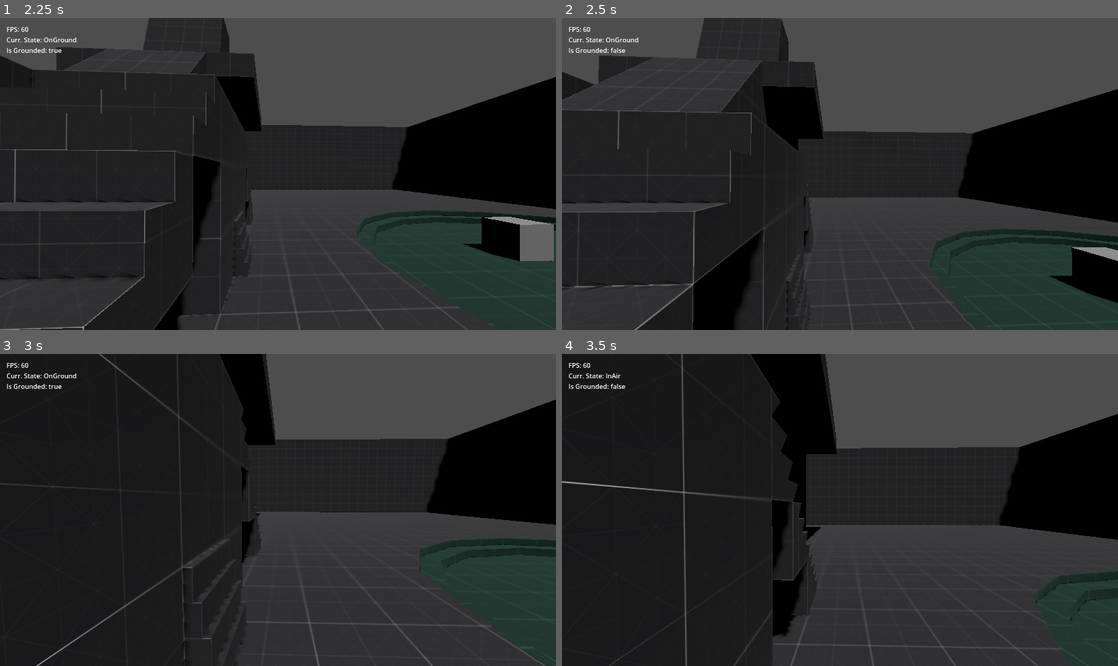
Above: before the commit, frames 1-4 (two rows, left to right).
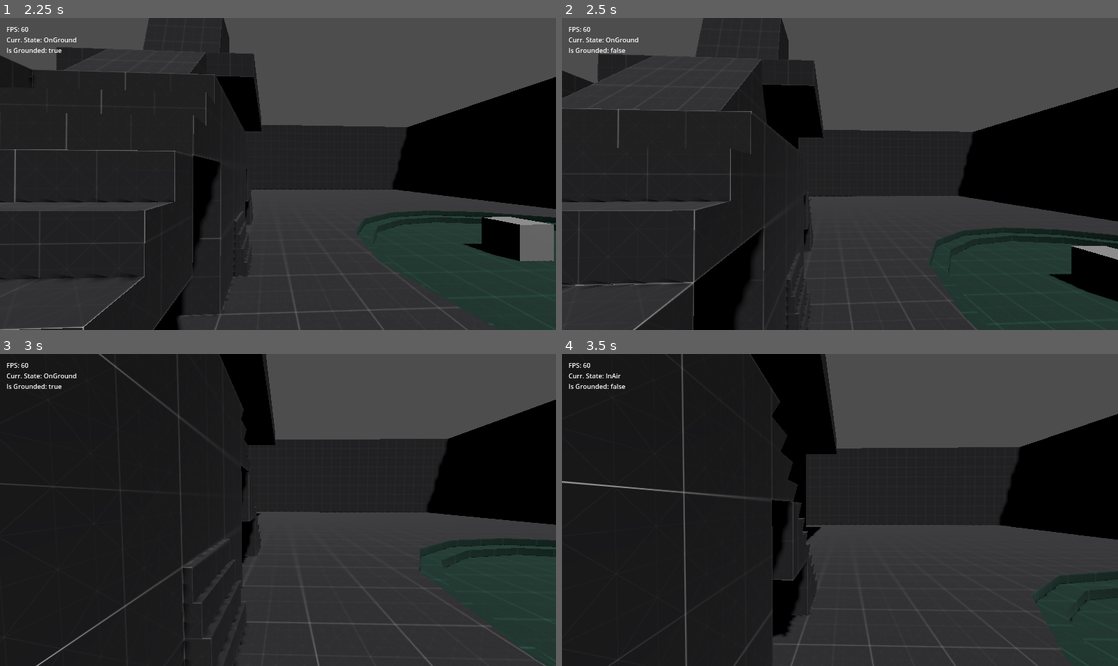
Above: after the commit, the same moments.

Repository: newengland-neighbor/data-driven-fp-controller
Game: Godot game, scene res://environments/prototyping_room/prototyping_room.tscn
Same seed, same stepped clock (60 frames per second), same inputs: the game is played once before the commit and once after it.
Inputs (mouse positions are in pixels of both pictures, inside the frame that each line leads up to):
- Up to frame 1 (2.25 s): tap Enter at 0.5 s; move the mouse to (305, 174) at 0.52 s; hold C (crouch) 0.53-1.28 s; hold W (move_forward) from 0.53 s (still down); tap Space (jump) at 0.77, 1.52 s; move the mouse to (250, 174) at 1.27 s; tap Shift (sprint) at 1.35 s; move the mouse to (289, 167) at 2.02 s; hold C (crouch) from 2.03 s (still down)
- Up to frame 2 (2.5 s): keep holding W (move_forward); keep holding C (crouch)
- Up to frame 3 (3 s): keep holding W (move_forward); move the mouse to (272, 516) at 2.77 s; release C (crouch) at 2.78 s; tap Shift (sprint) at 2.85 s
- Up to frame 4 (3.5 s): keep holding W (move_forward); tap Space (jump) at 3.02 s

Frame 1 is identical in both runs. In frame 2, 2.1% of the frame differs, in the area x 0-100%, y 0-100%; in frame 3, less than 0.1%; in frame 4, nothing differs.

Commit message:
Update fp_cam_effects_component.gd
Fixed a bug that caused the camera tilt functionality to create jittery movement.

Diff:
--- a/entities/player/components/fp_cam_effects_component.gd
+++ b/entities/player/components/fp_cam_effects_component.gd
@@ -77,7 +77,7 @@
 	var tilt_values : Vector2 = Vector2.ZERO
 	var v : Vector3 = player_ref.get_real_velocity()
 	var speed : float = snappedf(Vector2(v.x, v.z).length(), 0.01)
-	if speed > speed_gate and player_ref.is_on_floor():
+	if speed > speed_gate and player_ref.state_machine.current_state.index == FPMoveState.MoveStates.ON_GROUND:
 		var dots : Vector2 = Vector2(
 			v.dot(get_owner().global_basis.x),
 			v.dot(get_owner().global_basis.z))
